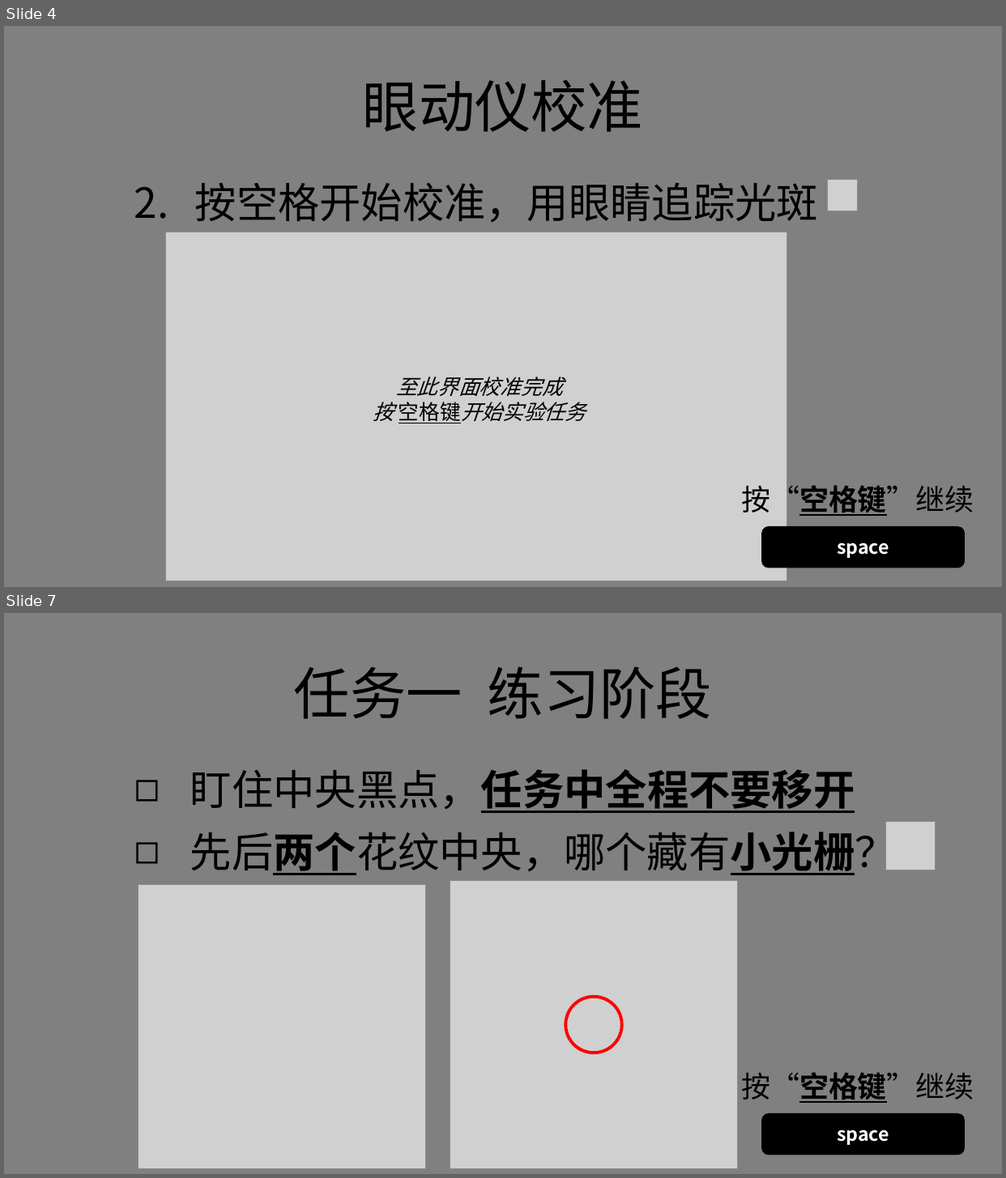
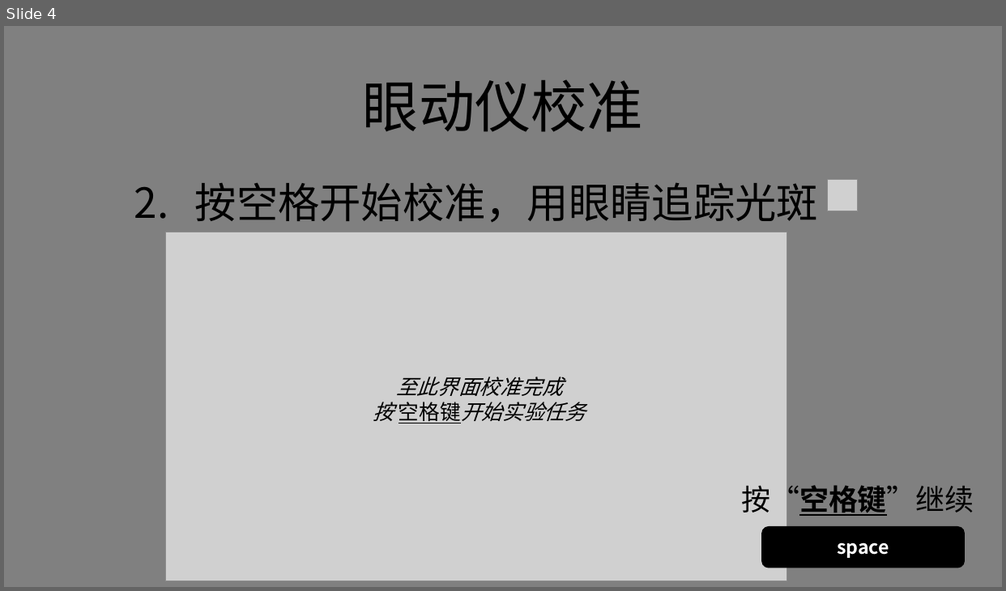
Before and after one commit to lyxose/FreeView, a slide deck: Instructions.pptx. Shown one above the other, each under a label of ours: slides 4 and 7 before the commit, slide 4 after it; the slides between them are not shown. The pictures are 1006x1178 and 1006x591 pixels, drawn with LibreOffice and Linux fonts; fonts in the diff are those of the drawing; grey boxes stand for pictures. Boxes give left, top, right and bottom in pixels: in the first picture for what was removed or moved away, otherwise in the second. Text is boxed around its words. In the diff, an @@ line names an element or a change of style, - is before the commit and + after.

```diff
--- a/Instructions.pptx
+++ b/Instructions.pptx
@@ slide 7 removed at [4, 613, 1002, 1174], background #808080 @@
@@ text removed at [294, 666, 712, 719] @@
-任务一 练习阶段
@@ text removed at [190, 769, 897, 875] @@
-◻ 盯住中央黑点，任务中全程不要移开
-◻ 先后两个花纹中央，哪个藏有小光栅？
@@ picture removed at [886, 821, 936, 870] @@
@@ picture removed at [138, 884, 426, 1169] @@
@@ picture removed at [450, 881, 738, 1169] @@
@@ ellipse removed at [565, 997, 621, 1053] @@
@@ text removed at [741, 1072, 974, 1103] @@
-按“空格键”继续
@@ rounded rectangle removed at [761, 1114, 965, 1156] @@
-space
```
Also in this commit, not shown: 11 slides changed, 5 other slides removed, 36 other files.
